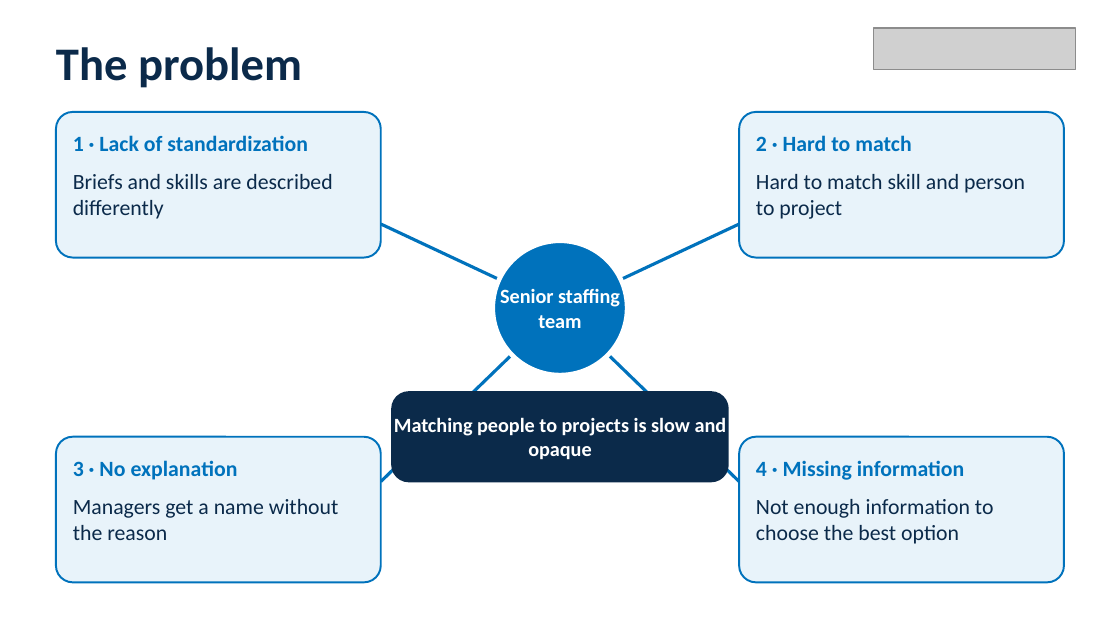
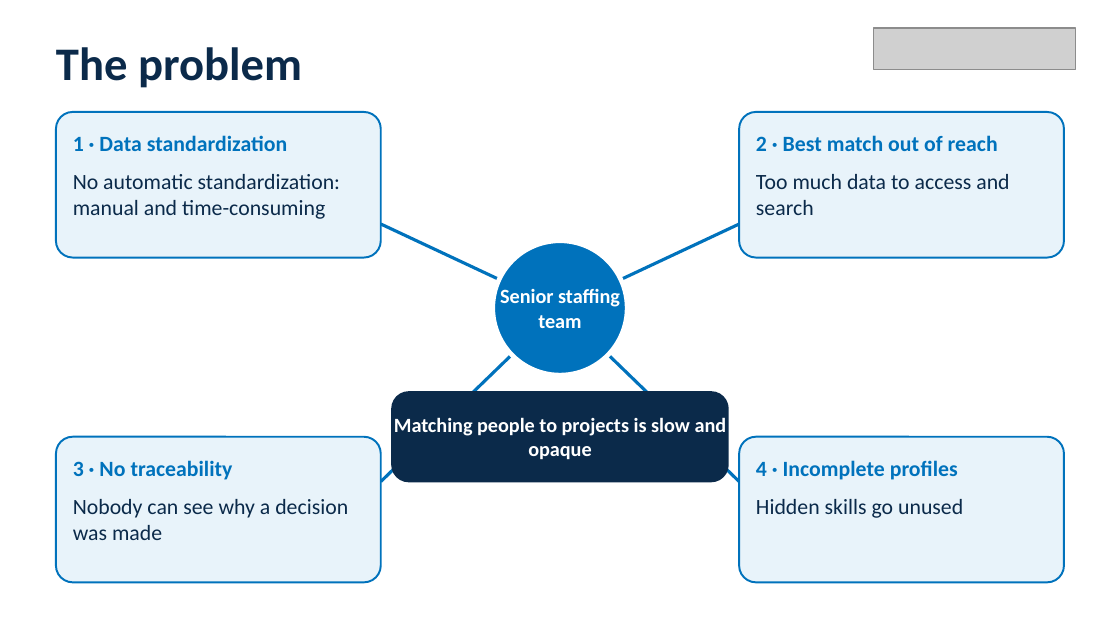
Before and after one commit to igagmol/hackaton-saturday, a slide deck: slide 2 of pitch/NTTDATA_pitch_deck.pptx. Drawn at 1120x630 pixels with LibreOffice and Linux fonts; fonts in the diff are those of the drawing; grey boxes stand for pictures. Boxes give left, top, right and bottom in pixels: in the first picture for what was removed or moved away, otherwise in the second. Text is boxed around its words. In the diff, an @@ line names an element or a change of style, - is before the commit and + after.

```diff
--- a/pitch/NTTDATA_pitch_deck.pptx
+++ b/pitch/NTTDATA_pitch_deck.pptx
@@ text at [73, 135, 287, 151]: text changed @@
-1 · Lack of standardization
+1 · Data standardization
@@ text at [756, 135, 998, 151]: text changed @@
-2 · Hard to match
+2 · Best match out of reach
@@ text at [73, 174, 340, 219]: text changed @@
-Briefs and skills are described differently
+No automatic standardization: manual and time-consuming
@@ text at [756, 174, 1009, 215]: text changed @@
-Hard to match skill and person to project
+Too much data to access and search
@@ text at [73, 460, 233, 480]: text changed @@
-3 · No explanation
+3 · No traceability
@@ text at [756, 460, 958, 480]: text changed @@
-4 · Missing information
+4 · Incomplete profiles
@@ text at [73, 499, 348, 540]: text changed @@
-Managers get a name without the reason
+Nobody can see why a decision was made
@@ text at [756, 499, 963, 518]: text changed @@
-Not enough information to choose the best option
+Hidden skills go unused
```
Also in this commit, not shown: 1 other slide changed, 3 other files.
